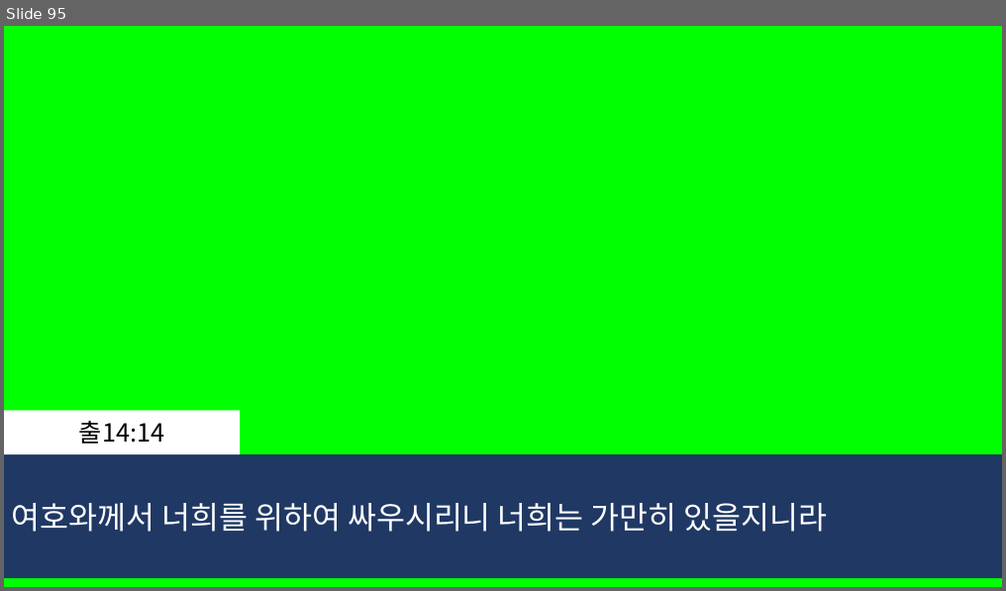
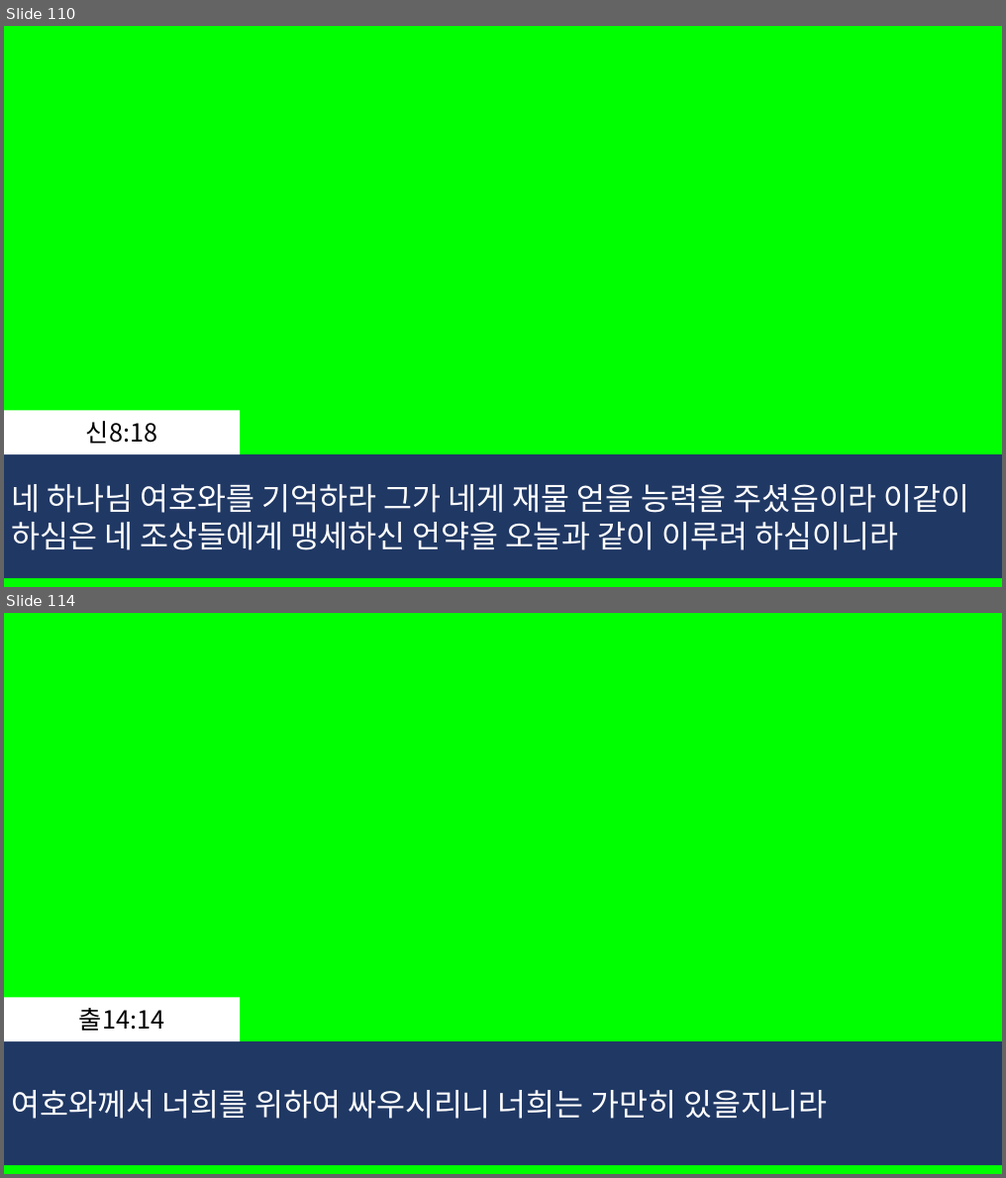
Before and after one commit to whizsavvy/evergreen_church, a slide deck: 2026-03-14_늘푸른교회_.pptx. Shown one above the other, each under a label of ours: slide 95 before the commit, slides 110 and 114 after it; the slides between them are not shown. The pictures are 1006x591 and 1006x1178 pixels, drawn with LibreOffice and Linux fonts; fonts in the diff are those of the drawing. Boxes give left, top, right and bottom in pixels: in the first picture for what was removed or moved away, otherwise in the second. Text is boxed around its words. In the diff, an @@ line names an element or a change of style, - is before the commit and + after.

```diff
--- a/2026-03-14_늘푸른교회_.pptx
+++ b/2026-03-14_늘푸른교회_.pptx
@@ slide 110 added at (4,26,1002,587), background #00FF00 @@
@@ rectangle added at (4,411,240,455), fill #FFFFFF, 24 pt, text #000000 @@
+신8:18
@@ rectangle added at (4,455,1002,578), fill #203864, 30 pt, text #FFFFFF @@
+네 하나님 여호와를 기억하라 그가 네게 재물 얻을 능력을 주셨음이라 이같이
+하심은 네 조상들에게 맹세하신 언약을 오늘과 같이 이루려 하심이니라
@@ what was slide 95 is now slide 114 @@
```
Also in this commit, not shown: 14 slides changed, 8 other slides added, 7 slides removed.
